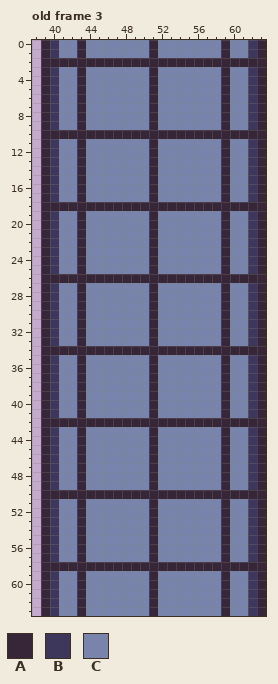
Edited in one commit: pixel-art file (Assets/Sprites/Tower.aseprite). That is the earlier state.
64x64 pixels, 9 frames. Shown: old frame 3: x 38..63, y 0..63. The commit also changed other frames, which this record leaves out.
Palette (. is transparent): A #372538  B #3e375c  C #7884ab
Pixels before, old frame 3, first column x 39:
 0 ABCCACCCCCCCACCCCCCCACCBA
 1 ABCCACCCCCCCACCCCCCCACCBA
 2 AAAAAAAAAAAAAAAAAAAAAAAAA
 3 ABCCACCCCCCCACCCCCCCACCBA
 4 ABCCACCCCCCCACCCCCCCACCBA
 5 ABCCACCCCCCCACCCCCCCACCBA
 6 ABCCACCCCCCCACCCCCCCACCBA
 7 ABCCACCCCCCCACCCCCCCACCBA
 8 ABCCACCCCCCCACCCCCCCACCBA
 9 ABCCACCCCCCCACCCCCCCACCBA
10 AAAAAAAAAAAAAAAAAAAAAAAAA
11 ABCCACCCCCCCACCCCCCCACCBA
12 ABCCACCCCCCCACCCCCCCACCBA
13 ABCCACCCCCCCACCCCCCCACCBA
14 ABCCACCCCCCCACCCCCCCACCBA
15 ABCCACCCCCCCACCCCCCCACCBA
16 ABCCACCCCCCCACCCCCCCACCBA
17 ABCCACCCCCCCACCCCCCCACCBA
18 AAAAAAAAAAAAAAAAAAAAAAAAA
19 ABCCACCCCCCCACCCCCCCACCBA
20 ABCCACCCCCCCACCCCCCCACCBA
21 ABCCACCCCCCCACCCCCCCACCBA
22 ABCCACCCCCCCACCCCCCCACCBA
23 ABCCACCCCCCCACCCCCCCACCBA
24 ABCCACCCCCCCACCCCCCCACCBA
25 ABCCACCCCCCCACCCCCCCACCBA
26 AAAAAAAAAAAAAAAAAAAAAAAAA
27 ABCCACCCCCCCACCCCCCCACCBA
28 ABCCACCCCCCCACCCCCCCACCBA
29 ABCCACCCCCCCACCCCCCCACCBA
30 ABCCACCCCCCCACCCCCCCACCBA
31 ABCCACCCCCCCACCCCCCCACCBA
32 ABCCACCCCCCCACCCCCCCACCBA
33 ABCCACCCCCCCACCCCCCCACCBA
34 AAAAAAAAAAAAAAAAAAAAAAAAA
35 ABCCACCCCCCCACCCCCCCACCBA
36 ABCCACCCCCCCACCCCCCCACCBA
37 ABCCACCCCCCCACCCCCCCACCBA
38 ABCCACCCCCCCACCCCCCCACCBA
39 ABCCACCCCCCCACCCCCCCACCBA
40 ABCCACCCCCCCACCCCCCCACCBA
41 ABCCACCCCCCCACCCCCCCACCBA
42 AAAAAAAAAAAAAAAAAAAAAAAAA
43 ABCCACCCCCCCACCCCCCCACCBA
44 ABCCACCCCCCCACCCCCCCACCBA
45 ABCCACCCCCCCACCCCCCCACCBA
46 ABCCACCCCCCCACCCCCCCACCBA
47 ABCCACCCCCCCACCCCCCCACCBA
48 ABCCACCCCCCCACCCCCCCACCBA
49 ABCCACCCCCCCACCCCCCCACCBA
50 AAAAAAAAAAAAAAAAAAAAAAAAA
51 ABCCACCCCCCCACCCCCCCACCBA
52 ABCCACCCCCCCACCCCCCCACCBA
53 ABCCACCCCCCCACCCCCCCACCBA
54 ABCCACCCCCCCACCCCCCCACCBA
55 ABCCACCCCCCCACCCCCCCACCBA
56 ABCCACCCCCCCACCCCCCCACCBA
57 ABCCACCCCCCCACCCCCCCACCBA
58 AAAAAAAAAAAAAAAAAAAAAAAAA
59 ABCCACCCCCCCACCCCCCCACCBA
60 ABCCACCCCCCCACCCCCCCACCBA
61 ABCCACCCCCCCACCCCCCCACCBA
62 ABCCACCCCCCCACCCCCCCACCBA
63 ABCCACCCCCCCACCCCCCCACCBA
New version:
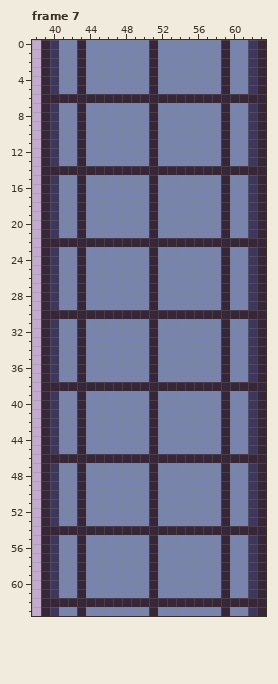
Edits made:
frames 9 -> 8
Frame 7 against old frame 3:
The edit turns colour B into colour A in row 6 at x 40 and 62; in row 14 at x 40 and 62; in row 22 at x 40 and 62; in row 30 at x 40 and 62; in row 38 at x 40 and 62; in row 46 at x 40 and 62.
The edit turns colour B into colour A in row 54 at x 40 and 62; in row 62 at x 40 and 62.
The edit turns colour C into colour A in row 6 at x 41 to 42, 44 to 50, 52 to 58 and 60 to 61; in row 14 at x 41 to 42, 44 to 50, 52 to 58 and 60 to 61; in row 22 at x 41 to 42, 44 to 50, 52 to 58 and 60 to 61; in row 30 at x 41 to 42, 44 to 50, 52 to 58 and 60 to 61; in row 38 at x 41 to 42, 44 to 50, 52 to 58 and 60 to 61; in row 46 at x 41 to 42, 44 to 50, 52 to 58 and 60 to 61.
The edit turns colour C into colour A in row 54 at x 41 to 42, 44 to 50, 52 to 58 and 60 to 61; in row 62 at x 41 to 42, 44 to 50, 52 to 58 and 60 to 61.
The edit turns colour A into colour B in row 2 at x 40 and 62; in row 10 at x 40 and 62; in row 18 at x 40 and 62; in row 26 at x 40 and 62; in row 34 at x 40 and 62; in row 42 at x 40 and 62.
The edit turns colour A into colour B in row 50 at x 40 and 62; in row 58 at x 40 and 62.
The edit turns colour A into colour C in row 2 at x 41 to 42, 44 to 50, 52 to 58 and 60 to 61; in row 10 at x 41 to 42, 44 to 50, 52 to 58 and 60 to 61; in row 18 at x 41 to 42, 44 to 50, 52 to 58 and 60 to 61; in row 26 at x 41 to 42, 44 to 50, 52 to 58 and 60 to 61; in row 34 at x 41 to 42, 44 to 50, 52 to 58 and 60 to 61; in row 42 at x 41 to 42, 44 to 50, 52 to 58 and 60 to 61.
The edit turns colour A into colour C in row 50 at x 41 to 42, 44 to 50, 52 to 58 and 60 to 61; in row 58 at x 41 to 42, 44 to 50, 52 to 58 and 60 to 61.
Where, in picture pixels (left, top, right, bottom), the same in both pictures:
changed: (50, 58, 257, 67)
changed: (50, 94, 257, 175)
changed: (50, 202, 257, 283)
changed: (50, 310, 257, 391)
changed: (50, 418, 257, 499)
changed: (50, 526, 257, 607)
